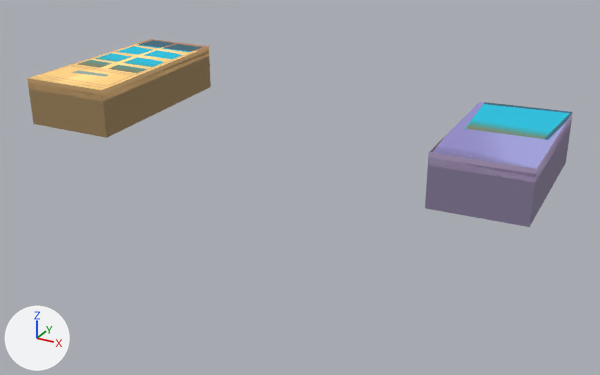
One commit to the glTF model assets/backgrounds/mill_market_layers/street_doors.glb: the scene before it, then after it.
One viewpoint serves both versions: a camera (50 mm lens) standing at (5.78, -8.82, 2.18) and looking at (2.43, -2.74, -0.86). The axes (+X, +Y, +Z) are drawn at lower left. The lights are the same throughout. The older version comes first. Where no turn or scale is listed for an object, it has been applied to the vertices. Vertices at exactly the same position are counted once.

The first picture shows 'Motel_Door_Jamb_1', 'Motel_Door_Jamb_2', 'Motel_Door_Leaf', 'Old_Poodle_Door_Jamb_1', 'Old_Poodle_Door_Jamb_2', 'Old_Poodle_Door_Leaf'.
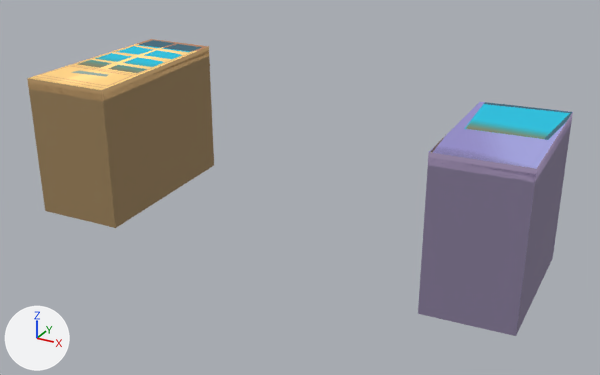
Location of each change, (x1, y1, x2, y2) in pixels of the pictures (600 x 375 px):
'Motel_Door_Jamb_2', reshaped (6% wider, 156% taller): before (425, 158, 536, 227); after (418, 158, 536, 336)
'Old_Poodle_Door_Jamb_1', reshaped (102% taller): before (102, 50, 211, 137); after (102, 50, 214, 227)
'Old_Poodle_Door_Jamb_2', reshaped (11% wider, 161% taller): before (28, 83, 107, 138); after (28, 83, 116, 228)
'Motel_Door_Jamb_1', reshaped (33% wider, 104% taller): before (530, 119, 572, 225); after (516, 118, 572, 335)

The edits, one by one:
me_old_poodle_door_recess_001 is used by ob_old_poodle_door_jamb_1; location (0.0, 0.0, 0.0).
me_old_poodle_door_recess_001 had 4 vertices, 2 faces and spanned x 0.82..0.89, y -3.52..-1.77, z -0.4..0.0.
me_old_poodle_door_recess_001 now has 4 vertices, 2 faces and spans x 0.82..0.89, y -3.52..-1.77, z -1.3..0.0.
Part 1, on me_old_poodle_door_recess_001:
Vertex 2 of me_old_poodle_door_recess_001 moves from (0.89, -3.52, -0.4) at pixel (106, 137) to (0.89, -3.52, -1.3) at pixel (115, 228).
Vertex 3 of me_old_poodle_door_recess_001 moves from (0.82, -1.77, -0.4) at pixel (210, 87) to (0.82, -1.77, -1.3) at pixel (214, 165).
me_old_poodle_door_recess_002 is used by ob_old_poodle_door_jamb_2; location (0.0, 0.0, 0.0).
me_old_poodle_door_recess_002 had 4 vertices, 2 faces and spanned x 0.04..0.89, y -3.555..-3.515, z -0.4..0.0.
me_old_poodle_door_recess_002 now has 4 vertices, 2 faces and spans x 0.04..0.89, y -3.555..-3.515, z -1.3..0.0.
Part 2, on me_old_poodle_door_recess_002:
Vertex 2 of me_old_poodle_door_recess_002 moves from (0.04, -3.555, -0.4) at pixel (33, 123) to (0.04, -3.555, -1.3) at pixel (45, 210).
Vertex 3 of me_old_poodle_door_recess_002 moves from (0.89, -3.515, -0.4) at pixel (106, 137) to (0.89, -3.515, -1.3) at pixel (115, 228).
me_motel_door_recess_001 is used by ob_motel_door_jamb_1; location (0.0, 0.0, 0.0).
me_motel_door_recess_001 had 4 vertices, 2 faces and spanned x 4.62..4.67, y -3.485..-2.135, z -0.4..0.0.
me_motel_door_recess_001 now has 4 vertices, 2 faces and spans x 4.62..4.67, y -3.485..-2.135, z -1.3..0.0.
Part 3, on me_motel_door_recess_001:
Vertex 2 of me_motel_door_recess_001 moves from (4.67, -3.485, -0.4) at pixel (529, 227) to (4.67, -3.485, -1.3) at pixel (516, 336).
Vertex 3 of me_motel_door_recess_001 moves from (4.62, -2.135, -0.4) at pixel (565, 162) to (4.62, -2.135, -1.3) at pixel (552, 258).
me_motel_door_recess_002 is used by ob_motel_door_jamb_2; location (0.0, 0.0, 0.0).
me_motel_door_recess_002 had 4 vertices, 2 faces and spanned x 3.92..4.67, y -3.545..-3.485, z -0.4..0.0.
me_motel_door_recess_002 now has 4 vertices, 2 faces and spans x 3.92..4.67, y -3.545..-3.485, z -1.3..0.0.
Part 4, on me_motel_door_recess_002:
Vertex 2 of me_motel_door_recess_002 moves from (3.92, -3.545, -0.4) at pixel (424, 208) to (3.92, -3.545, -1.3) at pixel (417, 313).
Vertex 3 of me_motel_door_recess_002 moves from (4.67, -3.485, -0.4) at pixel (529, 227) to (4.67, -3.485, -1.3) at pixel (516, 336).
